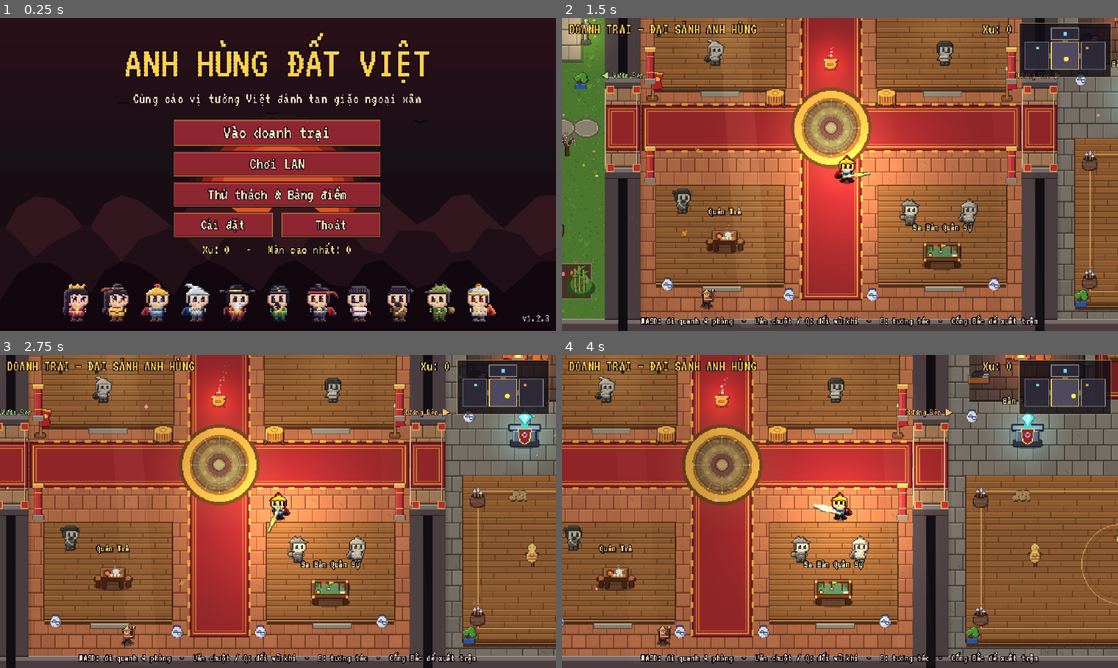
Above: before the commit, frames 1-4 (two rows, left to right).
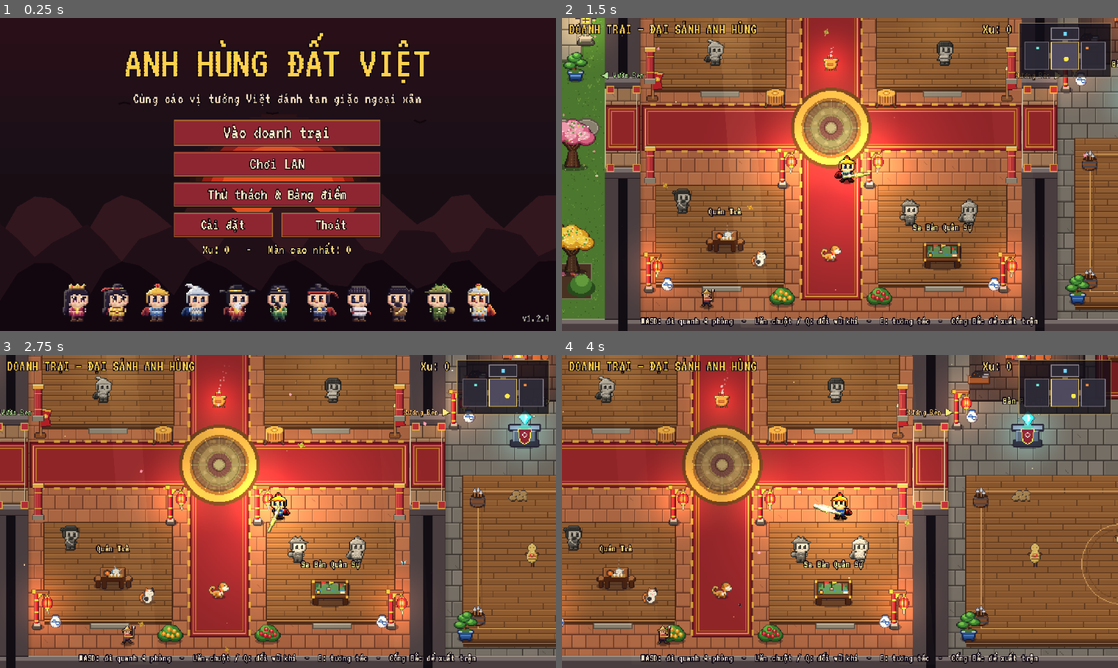
Above: after the commit, the same moments.

Repository: Anhle26-per/anh-hung-dat-viet
Game: Godot game, scene res://scenes/main_menu.tscn
Same seed, same stepped clock (60 frames per second), same inputs: the game is played once before the commit and once after it.
Inputs (mouse positions are in pixels of both pictures, inside the frame that each line leads up to):
- Up to frame 1 (0.25 s): no input
- Up to frame 2 (1.5 s): click "Vào doanh trại" at 0.5 s; tap Enter at 1.25 s; move the mouse to (962, 158) at 1.27 s; hold D (move_right) from 1.28 s (still down); hold J (attack) from 1.28 s (still down); click (962, 158) at 1.42 s
- Up to frame 3 (2.75 s): release D (move_right) at 2 s; release J (attack) at 2 s; drag from (166, 527) to (250, 574) at 2.02 s
- Up to frame 4 (4 s): move the mouse to (895, 442) at 2.77 s; hold D (move_right) 2.78-3.5 s; hold Q (swap_weapon) 2.78-3.5 s; drag from (812, 574) to (673, 464) at 3.52 s

The runs differ from the first frame. In frame 1, less than 0.1% of the frame differs, in the area x 98-99%, y 94-98%; in frame 2, 8.3%, in the area x 0-100%, y 0-93%; in frame 3, 7.0%; in frame 4, 7.0%.

Commit message:
art(v1.2.4): intricate lamps, flora, lotus pond and living animals

Diff:
--- a/scripts/data/version.gd
+++ b/scripts/data/version.gd
@@ -1,8 +1,8 @@
 extends RefCounted
 ## Thông tin phiên bản đóng gói sẵn trong tệp .pck gốc và địa chỉ GitHub Releases.
 
-const VERSION := "1.2.3"
-const BUILD := 123
+const VERSION := "1.2.4"
+const BUILD := 124
 const MIN_ENGINE := "4.7.2"
 const REPO := "Anhle26-per/anh-hung-dat-viet"
 const MANIFEST_URL := "https://github.com/Anhle26-per/anh-hung-dat-viet/releases/latest/download/version.json"
--- a/scripts/game/ambience.gd
+++ b/scripts/game/ambience.gd
@@ -38,8 +38,15 @@
 	add_child(_falling("fx/leaf.png", 10, 11.0, [Color(0.95, 0.65, 0.2), Color(0.85, 0.45, 0.15), Color(0.55, 0.75, 0.3)]))
 	add_child(_falling("fx/petal.png", 18, 9.0, [Color(1, 0.8, 0.88), Color(1, 0.7, 0.8)]))
 	add_child(_motes())
-	for i in 3:
-		_butterflies.append({"p": Vector2.ZERO, "seed": randf() * 10.0, "col": [Color(1, 0.85, 0.3), Color(0.6, 0.85, 1.0), Color(1, 0.6, 0.8)][i]})
+	for i in 6:
+		_butterflies.append({"p": Vector2.ZERO, "seed": randf() * 20.0, "col": [
+			Color(1.0, 0.85, 0.28),
+			Color(0.55, 0.88, 1.0),
+			Color(1.0, 0.58, 0.78),
+			Color(0.98, 0.96, 0.92),
+			Color(1.0, 0.68, 0.28),
+			Color(0.75, 0.65, 1.0),
+		][i]})
 
 
 func _falling(tex: String, amount: int, life: float, colors: Array) -> CPUParticles2D:
@@ -101,13 +108,22 @@
 
 
 func _draw() -> void:
-	# bướm bay lượn theo đường cong, đập cánh
+	# bướm 2 đôi cánh có đốm màu bay lượn quanh 4 phòng
 	for b in _butterflies:
 		var s: float = b.seed
 		var c := area.get_center()
-		var p := c + Vector2(sin(_t * 0.31 + s) * area.size.x * 0.4, sin(_t * 0.53 + s * 2.0) * area.size.y * 0.35 + sin(_t * 3.0 + s) * 4.0)
-		var flap := absf(sin(_t * 14.0 + s))
+		var p := c + Vector2(sin(_t * 0.28 + s) * area.size.x * 0.44, sin(_t * 0.49 + s * 1.7) * area.size.y * 0.40 + sin(_t * 3.0 + s) * 4.0)
+		var flap := maxf(0.15, absf(sin(_t * 14.0 + s)))
 		var col: Color = b.col
-		draw_colored_polygon(PackedVector2Array([p, p + Vector2(-3, -3.0 * flap - 1), p + Vector2(-3, 1)]), col)
-		draw_colored_polygon(PackedVector2Array([p, p + Vector2(3, -3.0 * flap - 1), p + Vector2(3, 1)]), col.darkened(0.15))
-		draw_rect(Rect2(p - Vector2(0.5, 1), Vector2(1, 3)), Color(0.15, 0.1, 0.15))
+		var w_top := 3.6 * flap
+		var w_bot := 2.4 * flap
+		# Cánh trên + cánh dưới hai bên
+		draw_colored_polygon(PackedVector2Array([p, p + Vector2(-w_top, -3.2 * flap), p + Vector2(-w_top * 0.8, 0.5)]), col)
+		draw_colored_polygon(PackedVector2Array([p, p + Vector2(-w_bot, 0.6), p + Vector2(-w_bot * 0.7, 2.8)]), col.darkened(0.16))
+		draw_colored_polygon(PackedVector2Array([p, p + Vector2(w_top, -3.2 * flap), p + Vector2(w_top * 0.8, 0.5)]), col.darkened(0.08))
+		draw_colored_polygon(PackedVector2Array([p, p + Vector2(w_bot, 0.6), p + Vector2(w_bot * 0.7, 2.8)]), col.darkened(0.24))
+		# Chấm sáng trên cánh & thân bướm
+		if flap > 0.45:
+			draw_circle(p + Vector2(-w_top * 0.55, -1.2 * flap), 0.7, Color(1, 1, 1, 0.75))
+			draw_circle(p + Vector2(w_top * 0.55, -1.2 * flap), 0.7, Color(1, 1, 1, 0.75))
+		draw_rect(Rect2(p - Vector2(0.5, 1.5), Vector2(1.0, 3.5)), Color(0.14, 0.08, 0.16))
--- a/scripts/game/lobby.gd
+++ b/scripts/game/lobby.gd
@@ -47,6 +47,8 @@
 var _hero_npcs := {}
 var _leaving := false
 var _forged_icon: Sprite2D
+var _sway_nodes: Array = []
+var _sway_t: float = 0.0
 var _well_pos := Vector2(245, 345)
 var _forge_pos := Vector2(1032, 345)
 
@@ -192,6 +194,16 @@
 		lt.position = Vector2(0, -6)
 		a.add_child(lt)
 	return a
+
+
+func _sway_prop(rel: String, pos: Vector2, offset := Vector2.ZERO) -> Sprite2D:
+	var pivot := Node2D.new()
+	pivot.position = pos
+	world.add_child(pivot)
+	var sp := _sprite(rel, offset)
+	pivot.add_child(sp)
+	_sway_nodes.append(pivot)
+	return sp
 
 
 func _sign_label(text: String, pos: Vector2, col := Color(1.0, 0.9, 0.62)) -> void:
@@ -245,10 +257,17 @@
 	_prop("world/prop_flag_stand.png", Vector2(884, 430), Vector2(0, -10))
 	for pp in [Vector2(472, 412), Vector2(888, 412), Vector2(472, 526), Vector2(888, 526)]:
 		_prop("world/pillar.png", pp, Vector2(0, -14))
-	_prop("world/bonsai.png", Vector2(492, 294))
-	_prop("world/bonsai.png", Vector2(868, 294))
-	for p in [Vector2(492, 654), Vector2(868, 654), Vector2(632, 666), Vector2(728, 666)]:
+	# Cột đèn lồng gỗ sơn son & bonsai, khóm hoa, thú cưng Đại Sảnh
+	for lp in [Vector2(476, 654), Vector2(884, 654), Vector2(630, 534), Vector2(730, 534)]:
+		_anim_prop("world/prop_wood_lamp.png", 30, 52, 4.0, lp + Vector2(0, -18), Color(1.0, 0.56, 0.34))
+	_prop("world/lobby_bonsai.png", Vector2(490, 294), Vector2(0, -12))
+	_prop("world/lobby_bonsai.png", Vector2(870, 294), Vector2(0, -12))
+	_prop("world/lobby_bush_gold.png", Vector2(624, 672), Vector2(0, -8))
+	_prop("world/lobby_bush_red.png", Vector2(736, 672), Vector2(0, -8))
+	for p in [Vector2(492, 654), Vector2(868, 654)]:
 		_decor("pot", p)
+	_life("dog", Vector2(680, 622))
+	_life("cat", Vector2(598, 628))
 	var pa := _life("patrol", Vector2.ZERO)
 	pa.a = Vector2(510, 672)
 	pa.b = Vector2(850, 672)
@@ -265,36 +284,47 @@
 	_prop("world/nghe.png", Vector2(742, 118))
 	_prop("world/drum_stand.png", Vector2(546, 182))
 	_prop("world/drum_stand.png", Vector2(814, 182))
-	for lp in [Vector2(496, 186), Vector2(864, 186)]:
-		var sl := _prop("world/prop_stone_lantern.png", lp, Vector2(0, -8))
-		sl.add_child(Art.light(Color(1.0, 0.78, 0.42), 0.75, 0.6))
+	for lp in [Vector2(486, 184), Vector2(874, 184)]:
+		_anim_prop("world/prop_stone_lantern.png", 32, 48, 4.0, lp + Vector2(0, -14), Color(1.0, 0.78, 0.42))
+	for lp in [Vector2(630, 194), Vector2(730, 194)]:
+		_anim_prop("world/prop_wood_lamp.png", 30, 52, 4.0, lp + Vector2(0, -18), Color(1.0, 0.56, 0.34))
+	_prop("world/lobby_bush_red.png", Vector2(594, 186), Vector2(0, -8))
+	_prop("world/lobby_bush_gold.png", Vector2(766, 186), Vector2(0, -8))
 	_decor("banner", Vector2(618, 76))
 	_decor("banner", Vector2(742, 76))
 
 	# ---- 3. Vườn Sen & Chiến Tích (Tây) ----
 	_life("pond", Vector2(215, 585), Vector2(130, 74))
-	for lp in [Vector2(78, 368), Vector2(398, 368), Vector2(110, 566), Vector2(322, 566)]:
-		var sl2 := _prop("world/prop_stone_lantern.png", lp, Vector2(0, -8))
-		sl2.add_child(Art.light(Color(1.0, 0.78, 0.42), 0.8, 0.6))
+	for lp in [Vector2(72, 368), Vector2(398, 368), Vector2(114, 578), Vector2(318, 578)]:
+		_anim_prop("world/prop_stone_lantern.png", 32, 48, 4.0, lp + Vector2(0, -14), Color(1.0, 0.78, 0.42))
 	_prop("world/prop_bench.png", Vector2(215, 512), Vector2(0, -4))
 	_prop("world/prop_bench.png", Vector2(356, 592), Vector2(0, -4))
-	_decor("peach", Vector2(74, 518))
-	_decor("peach", Vector2(376, 500))
-	_decor("peach", Vector2(108, 646))
-	_decor("bamboo", Vector2(68, 282))
-	_decor("bamboo", Vector2(392, 282))
-	_decor("bamboo", Vector2(68, 656))
-	_decor("bamboo", Vector2(392, 656))
-	for p in [Vector2(92, 578), Vector2(342, 616), Vector2(392, 416)]:
-		_prop("world/bonsai.png", p)
-	for p in [Vector2(180, 396), Vector2(296, 396), Vector2(280, 514)]:
-		_decor("pot", p)
-	for i in 4:
-		_life("chicken", Vector2(118 + i * 24, 492 + (i % 2) * 14))
+	# Cây Đào, Cây Mai, Khóm Tre, Bonsai & Khóm Hoa chi tiết
+	_sway_prop("world/lobby_peach.png", Vector2(72, 540), Vector2(0, -24))
+	_sway_prop("world/lobby_peach.png", Vector2(382, 514), Vector2(0, -24))
+	_sway_prop("world/lobby_apricot.png", Vector2(382, 636), Vector2(0, -24))
+	_sway_prop("world/lobby_apricot.png", Vector2(78, 648), Vector2(0, -24))
+	_sway_prop("world/lobby_bamboo.png", Vector2(64, 286), Vector2(0, -22))
+	_sway_prop("world/lobby_bamboo.png", Vector2(396, 286), Vector2(0, -22))
+	_prop("world/lobby_bonsai.png", Vector2(386, 412), Vector2(0, -12))
+	_prop("world/lobby_bonsai.png", Vector2(148, 520), Vector2(0, -12))
+	_prop("world/lobby_bush_gold.png", Vector2(164, 404), Vector2(0, -8))
+	_prop("world/lobby_bush_red.png", Vector2(298, 404), Vector2(0, -8))
+	_prop("world/lobby_bush_red.png", Vector2(282, 522), Vector2(0, -8))
+	_prop("world/lobby_bush_gold.png", Vector2(142, 654), Vector2(0, -8))
+	_prop("world/lobby_bush_red.png", Vector2(308, 658), Vector2(0, -8))
+	# Đàn động vật sống động trong Vườn Sen
+	_life("rooster", Vector2(154, 476))
+	for cp in [Vector2(126, 496), Vector2(166, 502), Vector2(186, 488)]:
+		_life("chick", cp)
+	_life("crane", Vector2(146, 616))
+	_life("cat", Vector2(246, 506))
 
 	# ---- 4. Xưởng Rèn & Võ Đường (Đông) ----
 	for p in [Vector2(968, 274), Vector2(1292, 274)]:
 		_decor("torch", p)
+	for lp in [Vector2(956, 424), Vector2(1304, 424)]:
+		_anim_prop("world/prop_wood_lamp.png", 30, 52, 4.0, lp + Vector2(0, -18), Color(1.0, 0.56, 0.34))
 	_prop("world/prop_coal_pile.png", Vector2(976, 372), Vector2(0, -4))
 	_decor("crate", Vector2(1086, 378))
 	_decor("pot", Vector2(968, 418))
@@ -303,8 +333,8 @@
 		_prop("world/prop_weapon_barrel.png", bp, Vector2(0, -6))
 	_prop("world/sandbag.png", Vector2(1024, 506))
 	_prop("world/sandbag.png", Vector2(1238, 506))
-	_prop("world/bonsai.png", Vector2(968, 666))
-	_prop("world/bonsai.png", Vector2(1292, 666))
+	_prop("world/lobby_bonsai.png", Vector2(964, 668), Vector2(0, -12))
+	_prop("world/lobby_bonsai.png", Vector2(1296, 668), Vector2(0, -12))
 
 	var embers := CPUParticles2D.new()
 	embers.position = _forge_pos + Vector2(-8, -16)
@@ -519,7 +549,12 @@
 		touch.player = player
 
 
-func _process(_delta: float) -> void:
+func _process(delta: float) -> void:
+	_sway_t += delta
+	for i in _sway_nodes.size():
+		var nd: Node2D = _sway_nodes[i]
+		if nd != null and is_instance_valid(nd):
+			nd.rotation = sin(_sway_t * 1.4 + float(i) * 1.3) * 0.025
 	if player == null or not is_instance_valid(player):
 		return
 	if camera != null and is_instance_valid(camera):
--- a/scripts/game/lobby_life.gd
+++ b/scripts/game/lobby_life.gd
@@ -1,6 +1,6 @@
 extends Node2D
-## Các thứ làm doanh trại sống động: thảm đỏ, ao cá koi, lính tuần tra, gà con.
-## kind: "carpet", "pond", "patrol", "chicken"
+## Các thứ làm doanh trại sống động: thảm đỏ, ao cá koi + chuồn chuồn, lính tuần tra,
+## gà trống, gà con, cún vàng, mèo tam thể, hạc trắng.
 
 const Art = preload("res://scripts/art/art.gd")
 const Fx = preload("res://scripts/effects/fx.gd")
@@ -12,6 +12,7 @@
 var _t := 0.0
 var _spr: AnimatedSprite2D
 var _kois: Array = []
+var _dragonflies: Array = []
 var _dir := 1.0
 var _target := Vector2.ZERO
 var _wait := 0.0
@@ -39,41 +40,106 @@
 			sh.z_index = -1
 			add_child(sh)
 			position = a
-		"chicken":
+		"chicken", "chick":
 			z_index = 1
 			_home = position
 			_target = position
 			_spr = AnimatedSprite2D.new()
-			_spr.sprite_frames = Art.frames("world/chicken.png", 12, 11, {"walk": [[0], 1.0, false], "peck": [[1, 0], 4.0, true]})
+			_spr.sprite_frames = Art.frames("world/animal_chick.png", 16, 15, {
+				"walk": [[0, 1], 6.0, true],
+				"hop": [[2, 0], 5.0, true],
+				"peck": [[3, 0], 4.0, true],
+			})
+			_spr.position = Vector2(0, -5)
 			_spr.play("walk")
 			add_child(_spr)
+		"rooster":
+			z_index = 1
+			_home = position
+			_target = position
+			_spr = AnimatedSprite2D.new()
+			_spr.sprite_frames = Art.frames("world/animal_rooster.png", 24, 24, {
+				"walk": [[0, 1], 6.0, true],
+				"strut": [[2, 0], 3.0, true],
+				"peck": [[3, 0], 4.0, true],
+			})
+			_spr.position = Vector2(0, -9)
+			_spr.play("strut")
+			add_child(_spr)
+		"dog":
+			z_index = 1
+			_home = position
+			_target = position
+			_spr = AnimatedSprite2D.new()
+			_spr.sprite_frames = Art.frames("world/animal_dog.png", 26, 22, {
+				"walk": [[0, 1], 7.0, true],
+				"sit": [[2, 3], 4.0, true],
+			})
+			_spr.position = Vector2(0, -8)
+			_spr.play("sit")
+			add_child(_spr)
+		"cat":
+			z_index = 1
+			_home = position
+			_spr = AnimatedSprite2D.new()
+			_spr.sprite_frames = Art.frames("world/animal_cat.png", 24, 20, {
+				"idle": [[0, 0, 1, 0, 2], 3.0, true],
+				"nap": [[3], 1.0, false],
+			})
+			_spr.position = Vector2(0, -7)
+			_spr.play("idle" if randf() < 0.6 else "nap")
+			_wait = randf_range(3.0, 6.0)
+			add_child(_spr)
+		"crane":
+			z_index = 1
+			_home = position
+			_spr = AnimatedSprite2D.new()
+			_spr.sprite_frames = Art.frames("world/animal_crane.png", 26, 34, {
+				"idle": [[0, 0, 1, 0, 2, 0, 3], 2.5, true],
+			})
+			_spr.position = Vector2(0, -14)
+			_spr.play("idle")
+			add_child(_spr)
 
 
 func _build_pond() -> void:
-	for i in 7:
+	for i in 8:
 		var leaf := Sprite2D.new()
 		leaf.texture = Art.tex("world/lotus_leaf.png")
-		var ang := TAU * i / 7.0 + randf() * 0.5
-		leaf.position = Vector2(cos(ang) * size.x * 0.32, sin(ang) * size.y * 0.3)
+		var ang := TAU * i / 8.0 + randf() * 0.4
+		leaf.position = Vector2(cos(ang) * size.x * 0.34, sin(ang) * size.y * 0.32)
 		leaf.flip_h = randf() < 0.5
 		add_child(leaf)
-		if i % 3 == 0:
+		if i % 2 == 0:
 			var fl := Sprite2D.new()
 			fl.texture = Art.tex("world/lotus.png")
-			fl.position = leaf.position + Vector2(0, -3)
+			fl.position = leaf.position + Vector2(0, -4)
 			add_child(fl)
-	for i in 3:
+	var koi_sheets := [
+		"world/animal_koi_red.png",
+		"world/animal_koi_calico.png",
+		"world/animal_koi_gold.png",
+		"world/animal_koi_red.png",
+	]
+	for i in koi_sheets.size():
 		var k := AnimatedSprite2D.new()
-		k.sprite_frames = Art.strip("world/koi.png", 12, 6, 4.0, true)
+		k.sprite_frames = Art.strip(koi_sheets[i], 22, 12, 6.0, true)
 		k.play("play")
-		k.modulate = [Color(1, 1, 1), Color(1, 0.95, 0.9), Color(1, 0.7, 0.6)][i]
+		k.frame = i % 4
 		add_child(k)
 		_kois.append(k)
+	for i in 2:
+		var df := AnimatedSprite2D.new()
+		df.sprite_frames = Art.strip("world/animal_dragonfly.png", 14, 12, 16.0, true)
+		df.play("play")
+		df.z_index = 4
+		add_child(df)
+		_dragonflies.append(df)
 	var ff := CPUParticles2D.new()
-	ff.amount = 10
+	ff.amount = 12
 	ff.lifetime = 3.0
 	ff.emission_shape = CPUParticles2D.EMISSION_SHAPE_RECTANGLE
-	ff.emission_rect_extents = size * 0.5
+	ff.emission_rect_extents = size * 0.52
 	ff.direction = Vector2.UP
 	ff.spread = 180.0
 	ff.gravity = Vector2.ZERO
@@ -91,18 +157,45 @@
 	add_child(ff)
 
 
+func _wander_animal(delta: float, walk_speed: float, range_xy: Vector2, idle_anims: Array) -> void:
+	_wait -= delta
+	var to := _target - position
+	if to.length() > 2.0:
+		position += to.normalized() * walk_speed * delta
+		_spr.flip_h = to.x < 0.0
+		_spr.play("walk")
+		_spr.position.y = (-5.0 if kind in ["chicken", "chick"] else -8.0) - absf(sin(_t * 14.0)) * 1.5
+	else:
+		_spr.position.y = -5.0 if kind in ["chicken", "chick"] else (-9.0 if kind == "rooster" else -8.0)
+		if _wait <= 0.0:
+			if randf() < 0.55:
+				_spr.play(str(idle_anims[randi() % idle_anims.size()]))
+				_wait = randf_range(1.4, 3.0)
+			else:
+				_target = _home + Vector2(randf_range(-range_xy.x, range_xy.x), randf_range(-range_xy.y, range_xy.y))
+				_wait = randf_range(0.6, 1.6)
+
+
 func _process(delta: float) -> void:
 	_t += delta
 	match kind:
 		"pond":
 			for i in _kois.size():
 				var k: AnimatedSprite2D = _kois[i]
-				var sp := 0.5 + i * 0.25
-				var ang := _t * sp * (1.0 if i % 2 == 0 else -1.0) + i * 2.0
-				var p := Vector2(cos(ang) * size.x * 0.28, sin(ang) * size.y * 0.22)
-				var vel := Vector2(-sin(ang), cos(ang) * 0.6) * (1.0 if i % 2 == 0 else -1.0)
+				var sp := 0.42 + i * 0.18
+				var sgn := 1.0 if i % 2 == 0 else -1.0
+				var ang := _t * sp * sgn + i * 1.6
+				var p := Vector2(cos(ang) * size.x * 0.3, sin(ang * 1.3) * size.y * 0.24)
+				var vel := Vector2(-sin(ang) * sp * sgn * size.x * 0.3, cos(ang * 1.3) * 1.3 * sp * sgn * size.y * 0.24)
 				k.flip_h = vel.x < 0.0
+				k.rotation = clampf(vel.y / maxf(8.0, absf(vel.x)), -0.35, 0.35) * (-1.0 if k.flip_h else 1.0)
 				k.position = p
+			for i in _dragonflies.size():
+				var df: AnimatedSprite2D = _dragonflies[i]
+				var s := i * 3.1 + 1.0
+				var dp := Vector2(sin(_t * 1.4 + s) * size.x * 0.35, -6.0 + cos(_t * 2.1 + s) * size.y * 0.26)
+				df.flip_h = cos(_t * 1.4 + s) < 0.0
+				df.position = dp
 			queue_redraw()
 		"patrol":
 			var target := b if _dir > 0.0 else a
@@ -117,23 +210,17 @@
 				position += to.normalized() * 30.0 * delta
 				_spr.flip_h = to.x < 0.0
 				_spr.speed_scale = 1.0
-		"chicken":
+		"chicken", "chick":
+			_wander_animal(delta, 24.0, Vector2(36, 22), ["peck", "hop"])
+		"rooster":
+			_wander_animal(delta, 28.0, Vector2(46, 24), ["strut", "peck"])
+		"dog":
+			_wander_animal(delta, 36.0, Vector2(52, 26), ["sit"])
+		"cat":
 			_wait -= delta
-			var to2 := _target - position
-			if to2.length() > 2.0:
-				position += to2.normalized() * 22.0 * delta
-				_spr.flip_h = to2.x < 0.0
-				_spr.play("walk")
-				_spr.position.y = -absf(sin(_t * 14.0)) * 1.5
-			else:
-				_spr.position.y = 0.0
-				if _wait <= 0.0:
-					if randf() < 0.5:
-						_spr.play("peck")
-						_wait = randf_range(1.0, 2.5)
-					else:
-						_target = _home + Vector2(randf_range(-40, 40), randf_range(-20, 20))
-						_wait = randf_range(0.5, 1.5)
+			if _wait <= 0.0:
+				_spr.play("nap" if randf() < 0.45 else "idle")
+				_wait = randf_range(3.5, 7.0)
 
 
 func _draw() -> void:
Binary file added: assets/sprites/world/animal_cat.png
Not shown, added: assets/sprites/world/animal_cat.png.import
Binary file added: assets/sprites/world/animal_chick.png
Not shown, added: assets/sprites/world/animal_chick.png.import
Binary file added: assets/sprites/world/animal_crane.png
Not shown, added: assets/sprites/world/animal_crane.png.import
Binary file added: assets/sprites/world/animal_dog.png
Not shown, added: assets/sprites/world/animal_dog.png.import
Binary file added: assets/sprites/world/animal_dragonfly.png
Not shown, added: assets/sprites/world/animal_dragonfly.png.import
Binary file added: assets/sprites/world/animal_koi_calico.png
Not shown, added: assets/sprites/world/animal_koi_calico.png.import
(and 23 more such lines)
